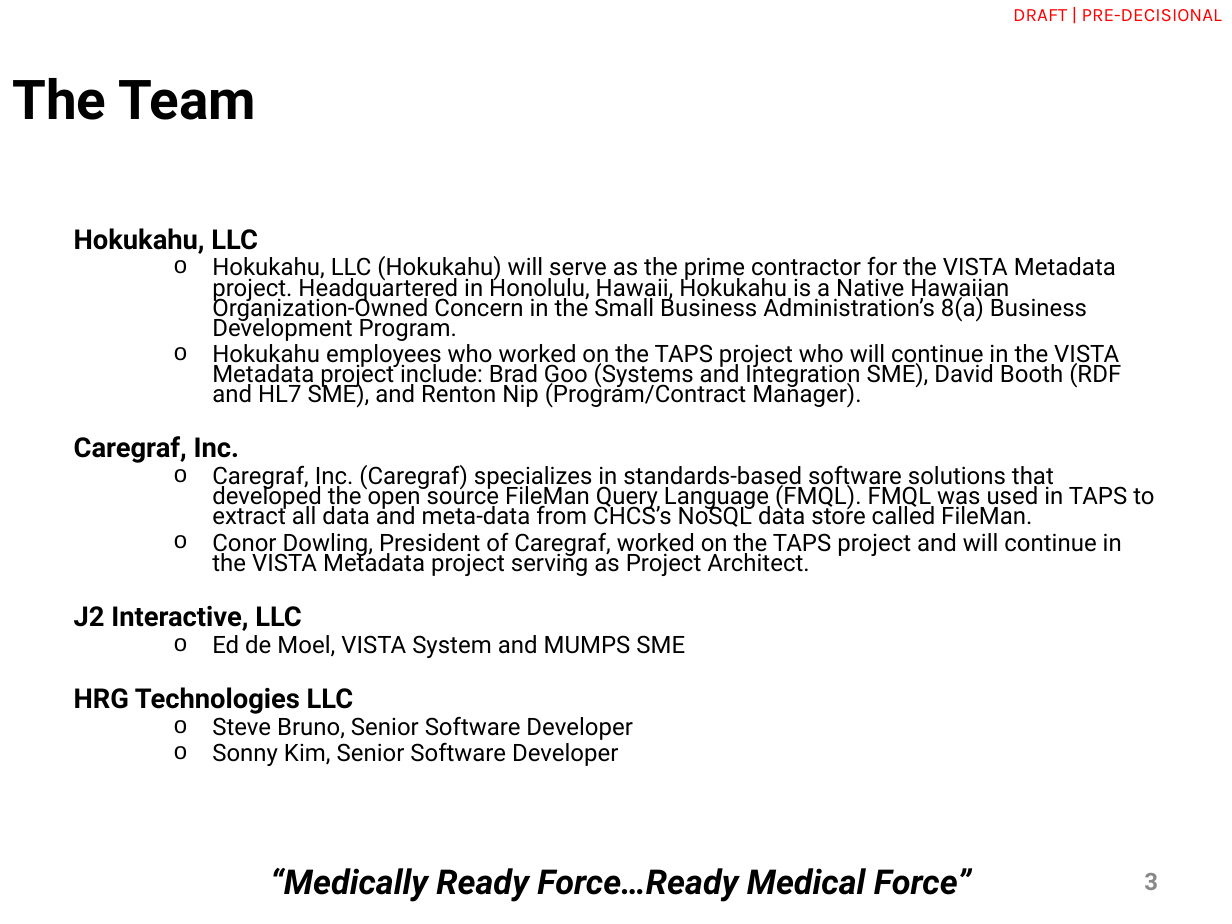
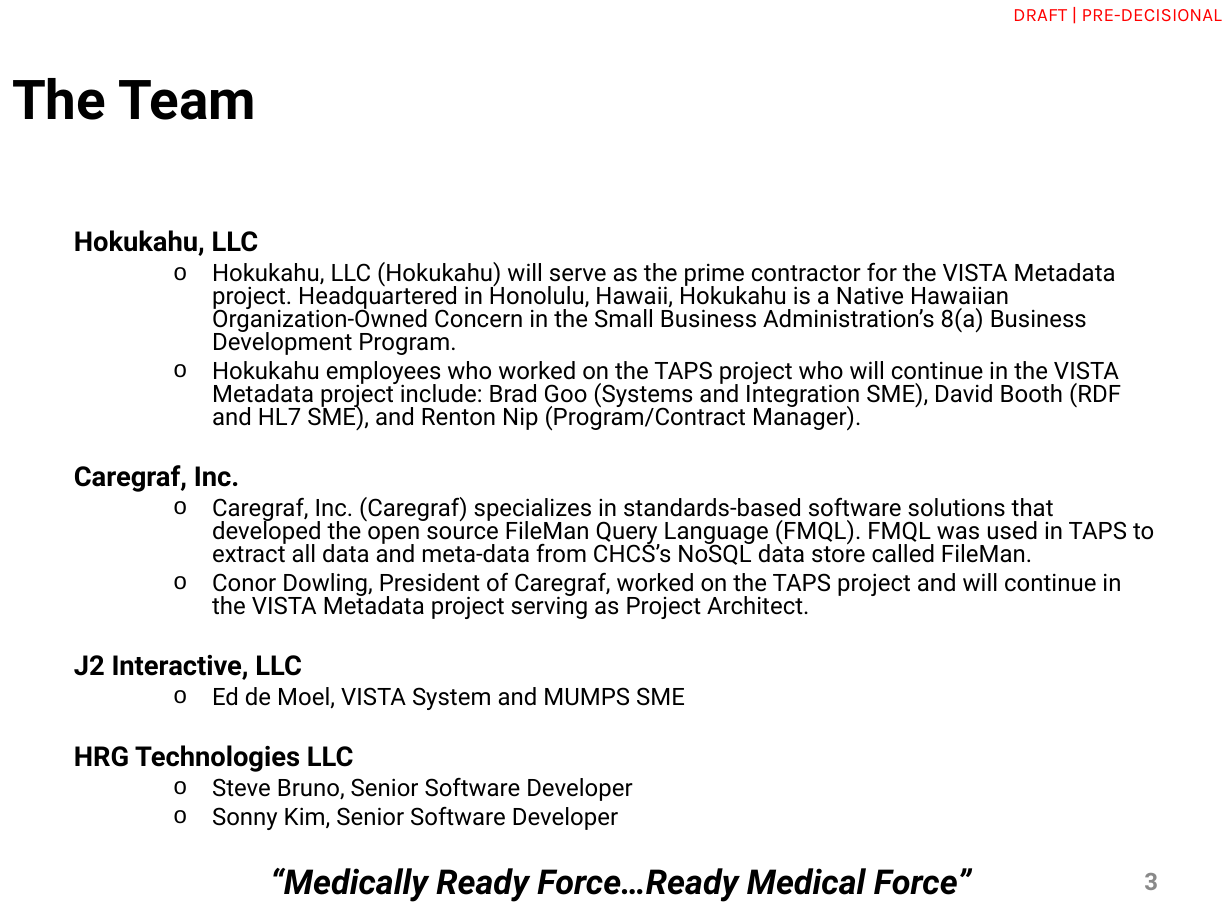
Before and after one commit to vistadataproject/documents, a slide deck: slide 3 of Submissions/src/VistA Metadata Kickoff Brief-2016-01-07.ppt. Drawn at 1232x924 pixels with LibreOffice and Linux fonts; fonts in the diff are those of the drawing; background and template pictures are left out. Boxes give left, top, right and bottom in pixels: in the first picture for what was removed or moved away, otherwise in the second. Text is boxed around its words. In the diff, an @@ line names an element or a change of style, - is before the commit and + after.

```diff
--- a/Submissions/src/VistA Metadata Kickoff Brief-2016-01-07.ppt
+++ b/Submissions/src/VistA Metadata Kickoff Brief-2016-01-07.ppt
@@ text "Hokukahu, LLC" at (74,230,1154,830): line spacing 0.7 to 0.8; indent changed @@
```
Also in this commit, not shown: 12 other slides changed, 6 other files.
